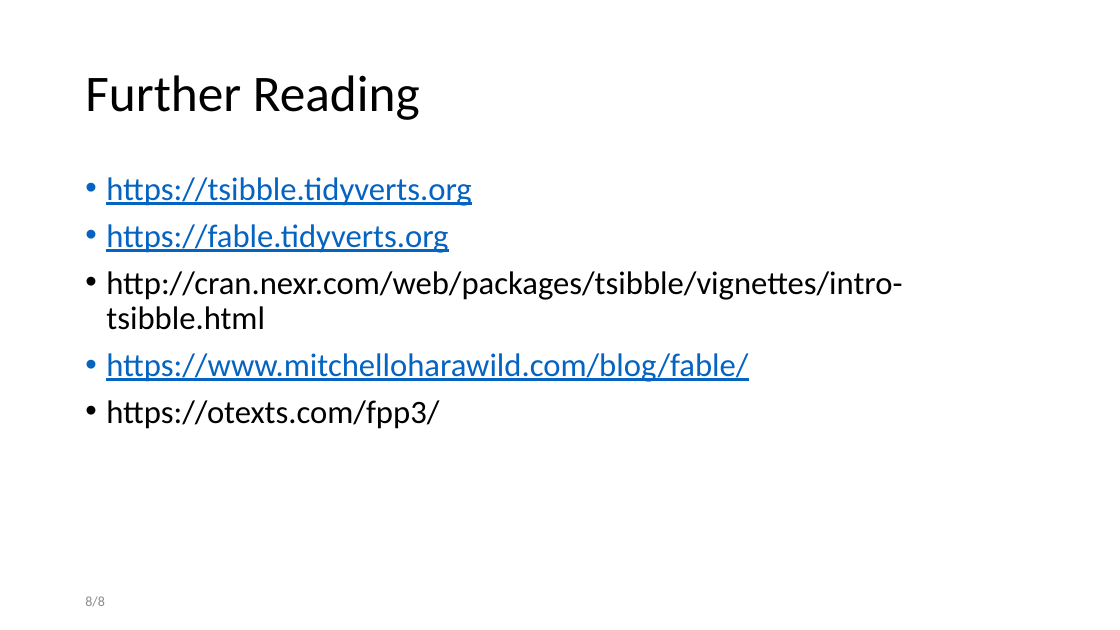
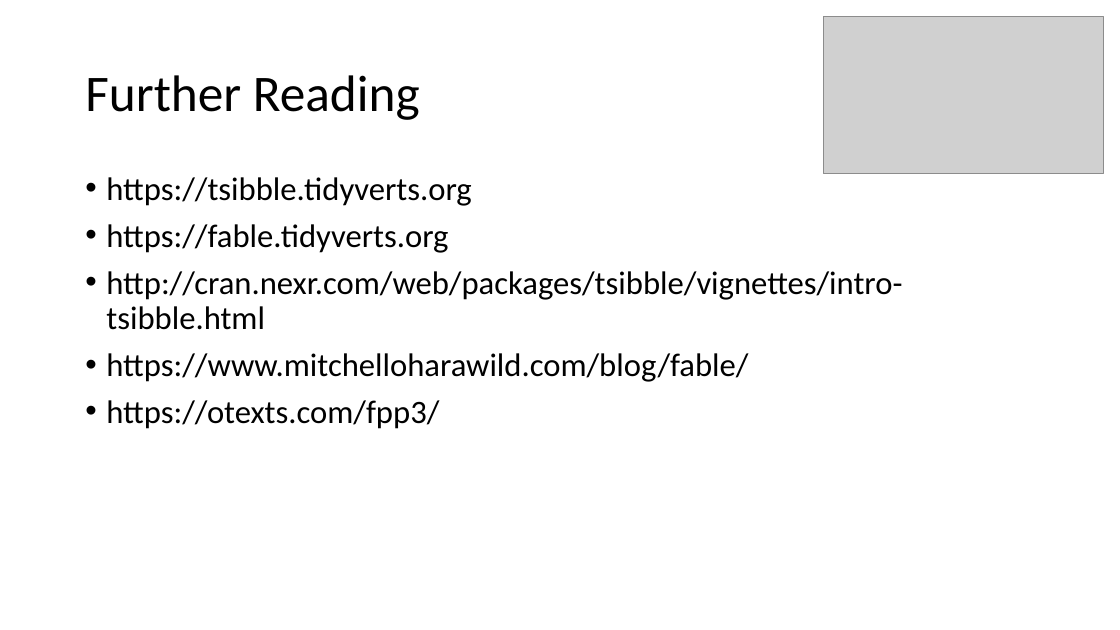
Before and after one commit to intro-to-data-science-22-workshop/-14-temporal-data-with-tsibble-and-fable-Samson-Krafft, a slide deck: slide 9 of tsibble and fable.pptx (slide 8 before the commit). Drawn at 1120x630 pixels with LibreOffice and Linux fonts; fonts in the diff are those of the drawing; grey boxes stand for pictures; background and template pictures are left out. Boxes give left, top, right and bottom in pixels: in the first picture for what was removed or moved away, otherwise in the second. Text is boxed around its words. In the diff, an @@ line names an element or a change of style, - is before the commit and + after.

```diff
--- a/tsibble and fable.pptx
+++ b/tsibble and fable.pptx
@@ picture added at box(823, 17, 1103, 175) @@
@@ text at box(106, 177, 748, 382): text colour #0563C1 to #000000, underline off in "https://tsibble.tidyverts.org", "https://fable.tidyverts.org", "https://www.mitchelloharawild.com/blog/fable/" @@
@@ page number removed at box(85, 596, 105, 607) @@
-8/8
```
Also in this commit, not shown: 7 other slides changed, 2 slides added.
